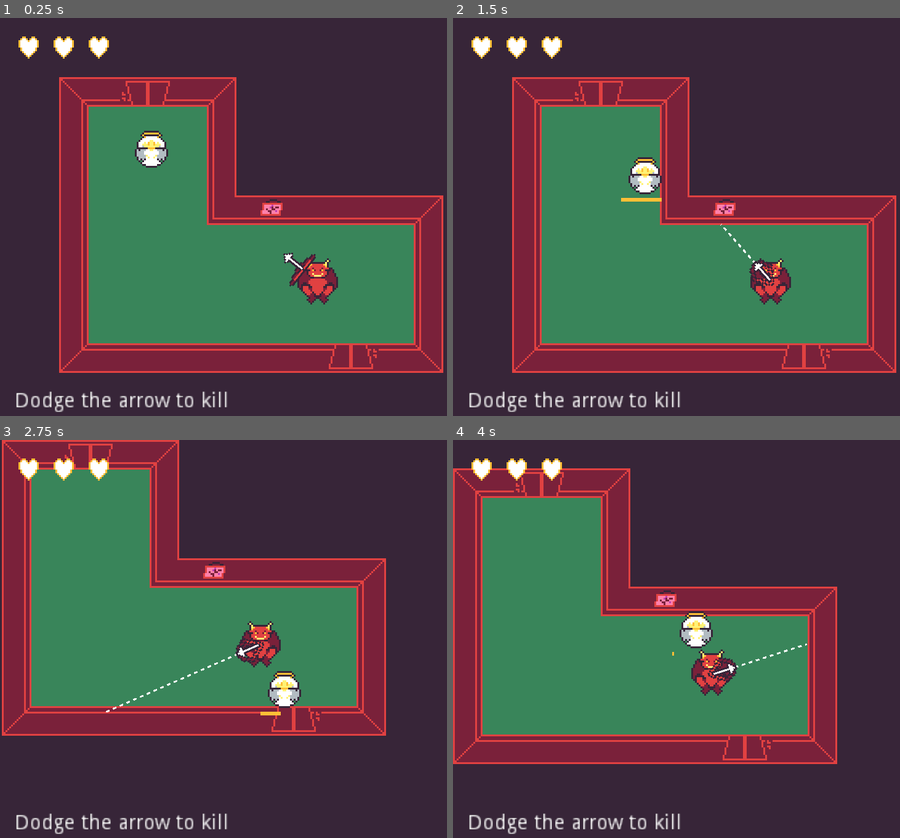
Above: before the commit, frames 1-4 (two rows, left to right).
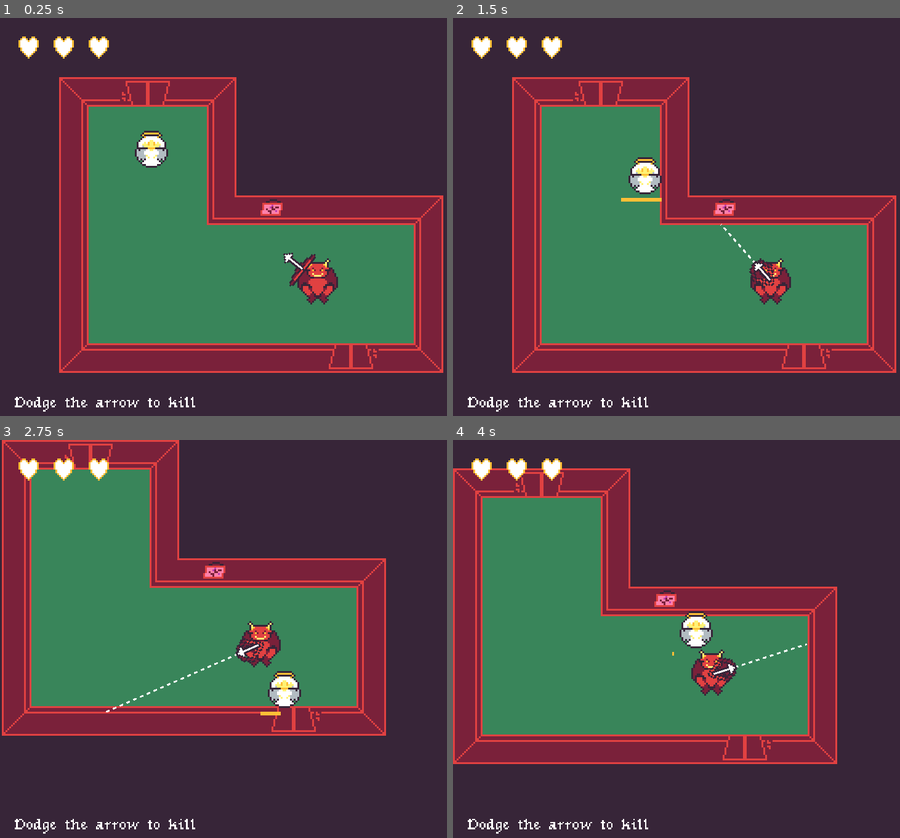
Above: after the commit, the same moments.

Repository: rthurmed/DiveIntoHell
Game: Godot game, scene res://src/levels/LevelTutorial.tscn
Same seed, same stepped clock (60 frames per second), same inputs: the game is played once before the commit and once after it.
Inputs:
- Up to frame 1 (0.25 s): no input
- Up to frame 2 (1.5 s): hold D (player_right) 0.53-1.28 s; tap Space (player_dash) at 0.6, 1.35 s; hold S (player_down) from 1.28 s (still down)
- Up to frame 3 (2.75 s): release S (player_down) at 2.03 s; hold D (player_right) from 2.03 s (still down); tap Space (player_dash) at 2.1 s
- Up to frame 4 (4 s): release D (player_right) at 2.78 s; hold W (player_up) 2.78-3.53 s; tap Space (player_dash) at 2.85, 3.6 s; hold A (player_left) from 3.53 s (still down)

The runs differ from the first frame. In frame 1, 0.9% of the frame differs, in the area x 3-51%, y 93-100%; in frame 2, 0.9%; in frame 3, 0.9%; in frame 4, 0.9%.

Commit message:
Changed font

Diff:
--- /dev/null
+++ b/assets/custom_font.tres
@@ -0,0 +1,6 @@
+[gd_resource type="DynamicFont" load_steps=2 format=2]
+
+[ext_resource path="res://assets/Piacevoli.ttf" type="DynamicFontData" id=1]
+
+[resource]
+font_data = ExtResource( 1 )
--- a/project.godot
+++ b/project.godot
@@ -53,6 +53,7 @@
 [gui]
 
 common/drop_mouse_on_gui_input_disabled=true
+theme/custom_font="res://assets/custom_font.tres"
 
 [importer_defaults]
 
Binary file added: assets/Piacevoli.ttf
Not shown, changed: README.md
